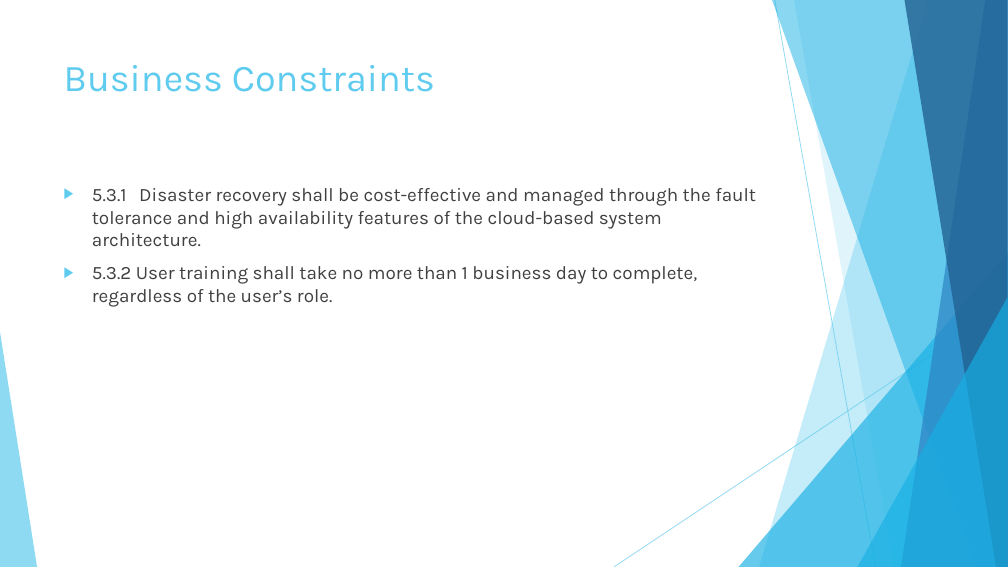
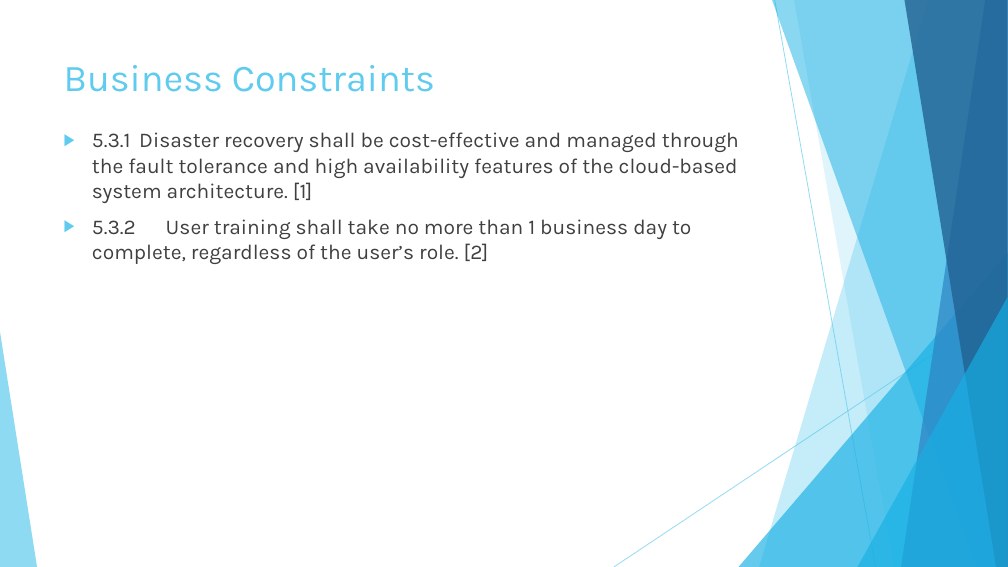
Before and after one commit to KodeFu/cse682, a slide deck: slide 16 of Test Framework Midterm Presentation 001.pptx (slide 15 before the commit). Drawn at 1008x567 pixels with LibreOffice and Linux fonts; fonts in the diff are those of the drawing. Boxes give left, top, right and bottom in pixels: in the first picture for what was removed or moved away, otherwise in the second. Text is boxed around its words. In the diff, an @@ line names an element or a change of style, - is before the commit and + after.

```diff
--- a/Test Framework Midterm Presentation 001.pptx
+++ b/Test Framework Midterm Presentation 001.pptx
@@ text at (92,132,739,264): text changed; size 18 to 20 pt @@
-▶ 5.3.1 Disaster recovery shall be cost-effective and managed through the fault tolerance and high availability features of the cloud-based system architecture.
-▶ 5.3.2 User training shall take no more than 1 business day to complete, regardless of the user’s role.
+▶ 5.3.1 Disaster recovery shall be cost-effective and managed through the fault tolerance and high availability features of the cloud-based system architecture. [1]
+▶ 5.3.2 User training shall take no more than 1 business day to complete, regardless of the user’s role. [2]
```
Also in this commit, not shown: 11 other slides changed, 1 slide added, 1 other file.
